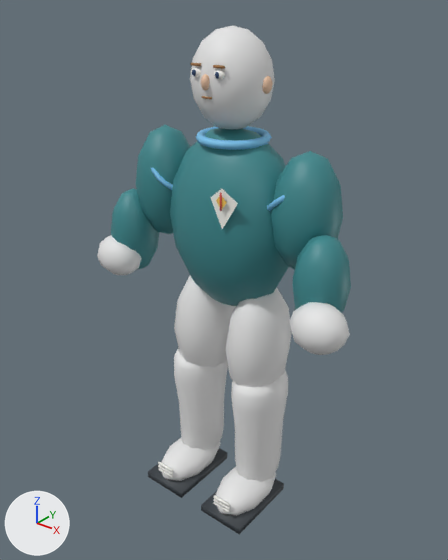
An edit to the glTF model assets/characters/practice-bowler-humanoid.glb, drawn before and after from the same camera.
The view is the same before and after, from a 50 mm lens placed at (1.195, -1.542, 1.802), pointed at (-0.009, -0.037, 0.868). The lights are fixed; the arrows at lower left show +X, +Y and +Z. The first picture is the older version.

In view in the first picture: 'Forearm L', 'Forearm R', 'Hand L', 'Hand R', 'Head', 'Lower Leg L', 'Lower Leg R', 'Shirt', 'Shoe L', 'Shoe R', 'Trouser L', 'Trouser R', 'Upper Arm L', 'Upper Arm R' and 16 more.
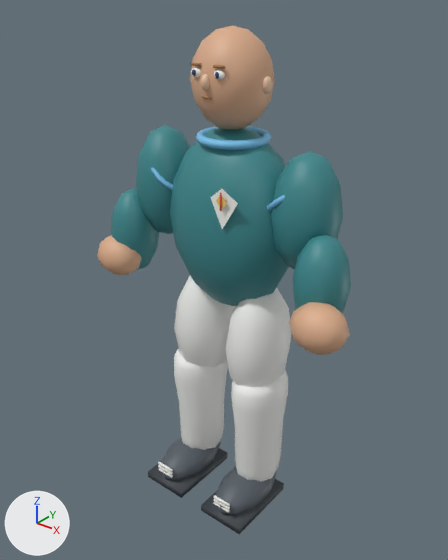
Location of each change, (x1, y1, x2, y2) in pixels of the pictures (448 x 560 px):
'Head', recoloured (white to beige): (190, 25, 275, 129) in both
'Hand R', recoloured (white to beige): (289, 302, 350, 355) in both
'Shoe R', recoloured (white to dark grey): (216, 467, 276, 516) in both
'Shoe L', recoloured (white to dark grey): (161, 438, 221, 481) in both
'Hand L', recoloured (white to beige): (97, 235, 141, 275) in both

The change in detail:
Material 'skin' (mat_skin) changes colour from white #e7e7e7 to beige #ddad8b; in linear values from (0.8, 0.8, 0.8) to (0.72, 0.42, 0.26).
Material 'shoe' (mat_shoe) changes colour from white #e7e7e7 to dark grey #555d65; in linear values from (0.8, 0.8, 0.8) to (0.09, 0.11, 0.13).
